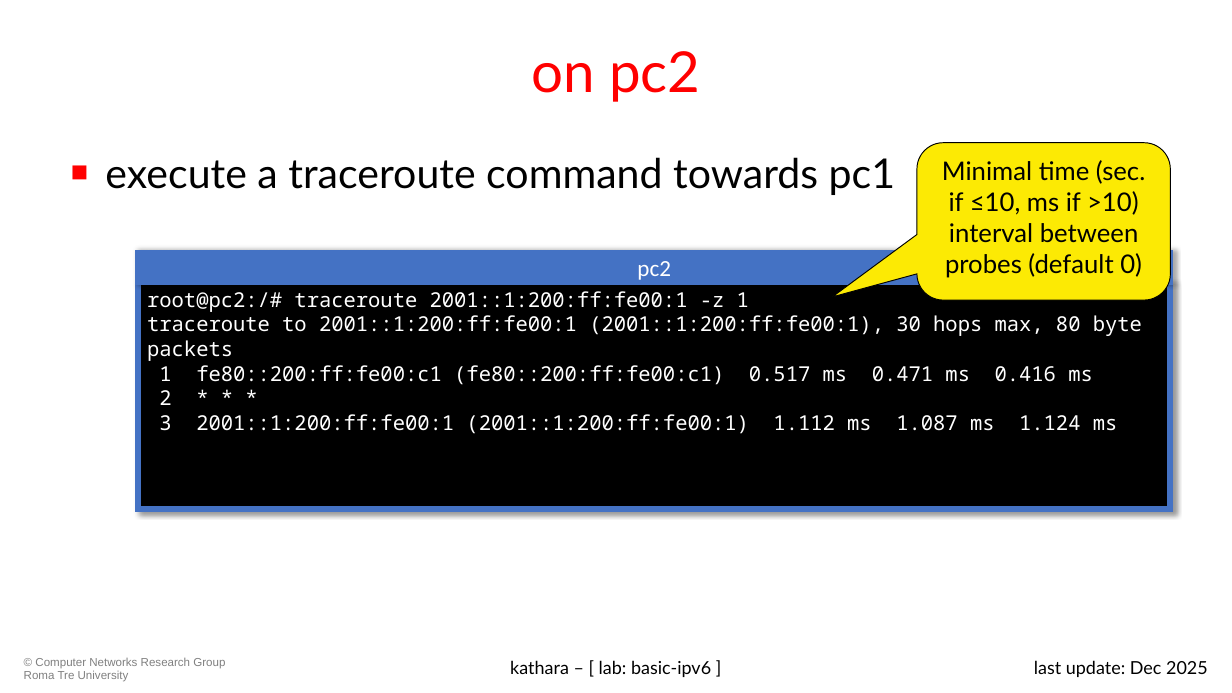
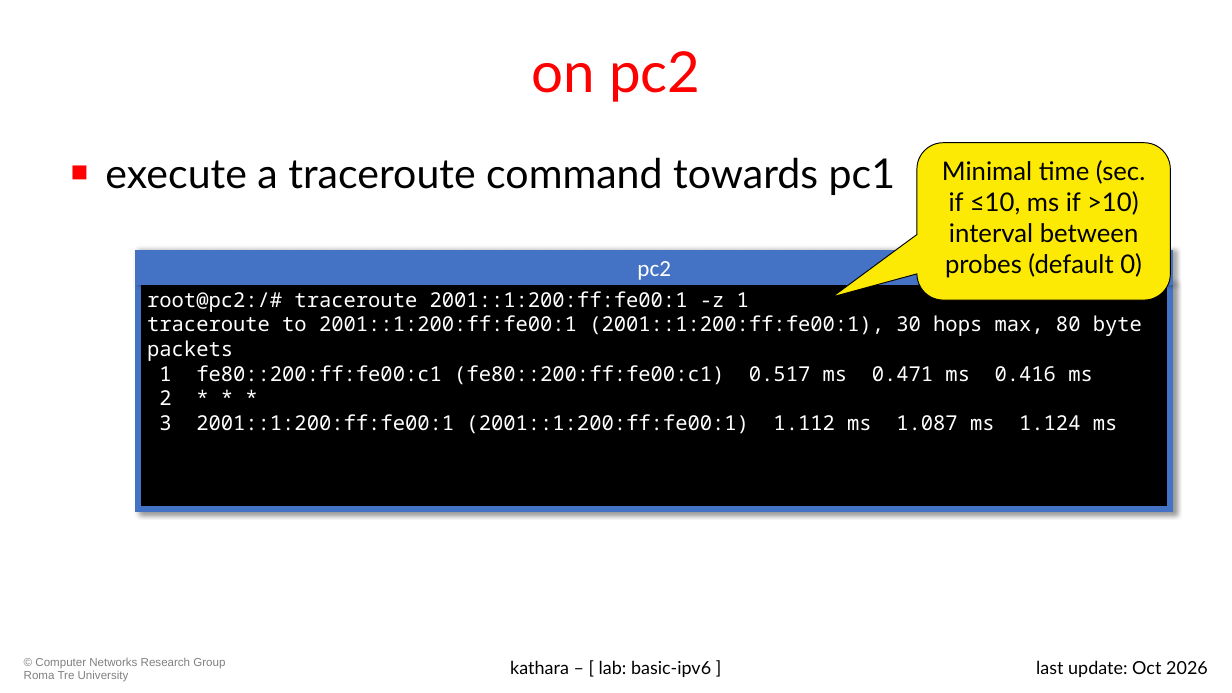
Before and after one commit to KatharaFramework/Kathara-Labs, a slide deck: slide 55 of main-labs/basic-topics/basic-ipv6/0135-kathara-lab_basic-ipv6.pptx. Drawn at 1232x693 pixels with LibreOffice and Linux fonts; fonts in the diff are those of the drawing; background and template pictures are left out. Boxes give left, top, right and bottom in pixels: in the first picture for what was removed or moved away, otherwise in the second. Text is boxed around its words. In the diff, an @@ line names an element or a change of style, - is before the commit and + after.

```diff
--- a/main-labs/basic-topics/basic-ipv6/0135-kathara-lab_basic-ipv6.pptx
+++ b/main-labs/basic-topics/basic-ipv6/0135-kathara-lab_basic-ipv6.pptx
@@ text at box(1036, 660, 1208, 677): text changed @@
-last update: Dec 2025
+last update: Oct 2026
```
Also in this commit, not shown: 56 other slides changed, 9 other files.
